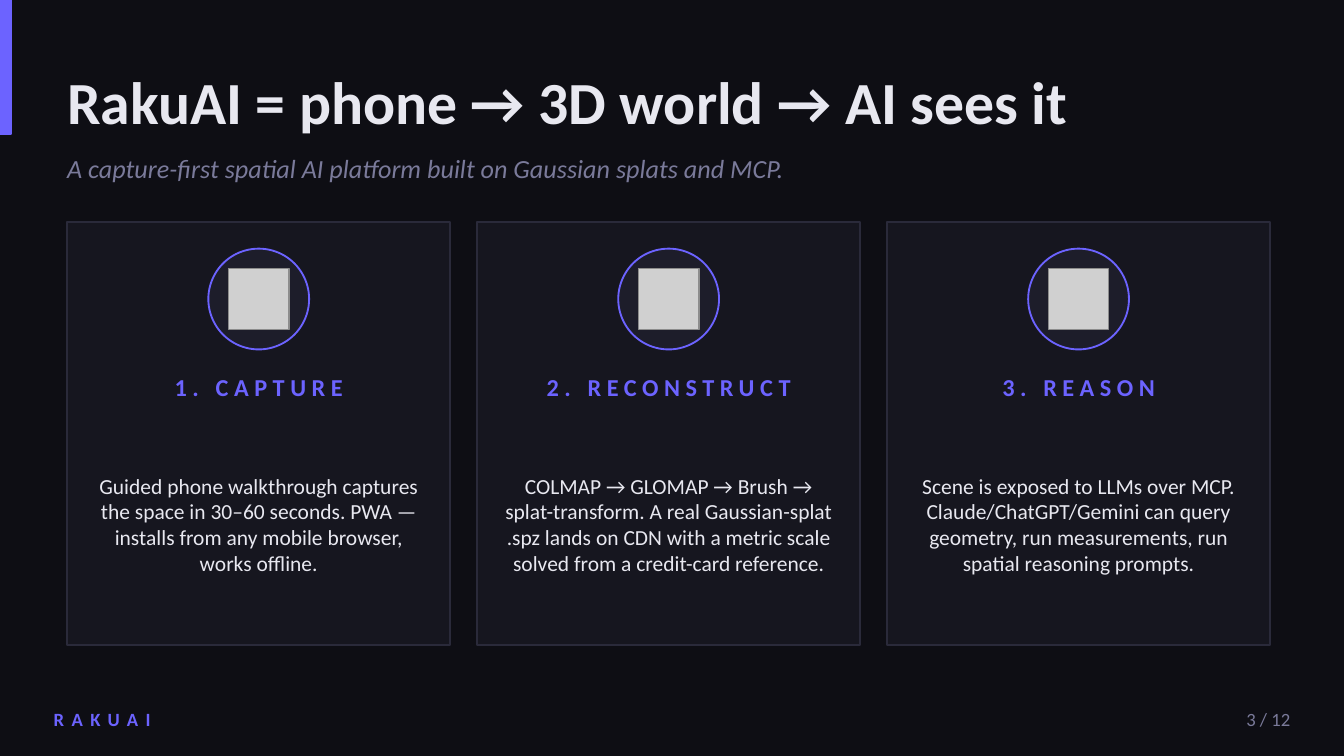
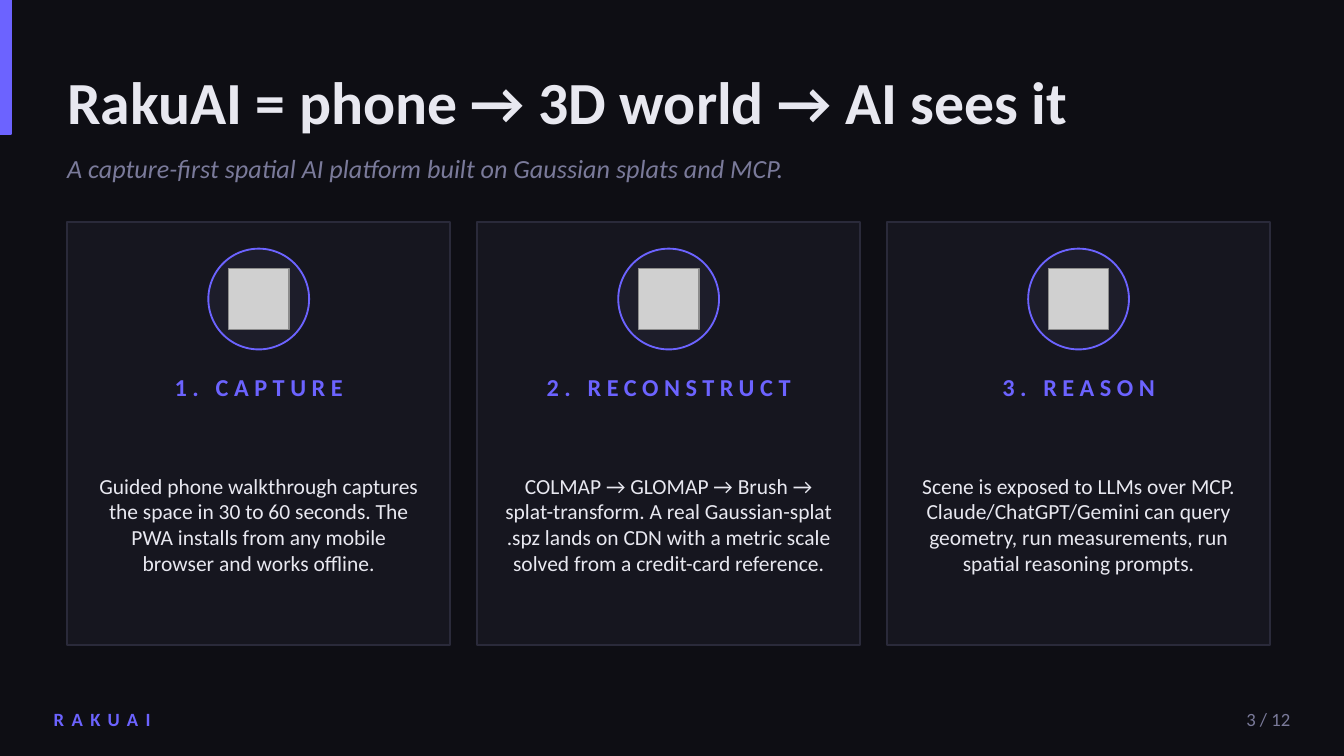
Before and after one commit to RakuXR/rakuxr.github.io, a slide deck: slide 3 of deck.pptx. Drawn at 1344x756 pixels with LibreOffice and Linux fonts; fonts in the diff are those of the drawing; grey boxes stand for pictures. Boxes give left, top, right and bottom in pixels: in the first picture for what was removed or moved away, otherwise in the second. Text is boxed around its words. In the diff, an @@ line names an element or a change of style, - is before the commit and + after.

```diff
--- a/deck.pptx
+++ b/deck.pptx
@@ text at (99, 479, 418, 571): text changed @@
-Guided phone walkthrough captures the space in 30–60 seconds. PWA — installs from any mobile browser, works offline.
+Guided phone walkthrough captures the space in 30 to 60 seconds. The PWA installs from any mobile browser and works offline.
```
Also in this commit, not shown: 7 other slides changed, 1 other file.
